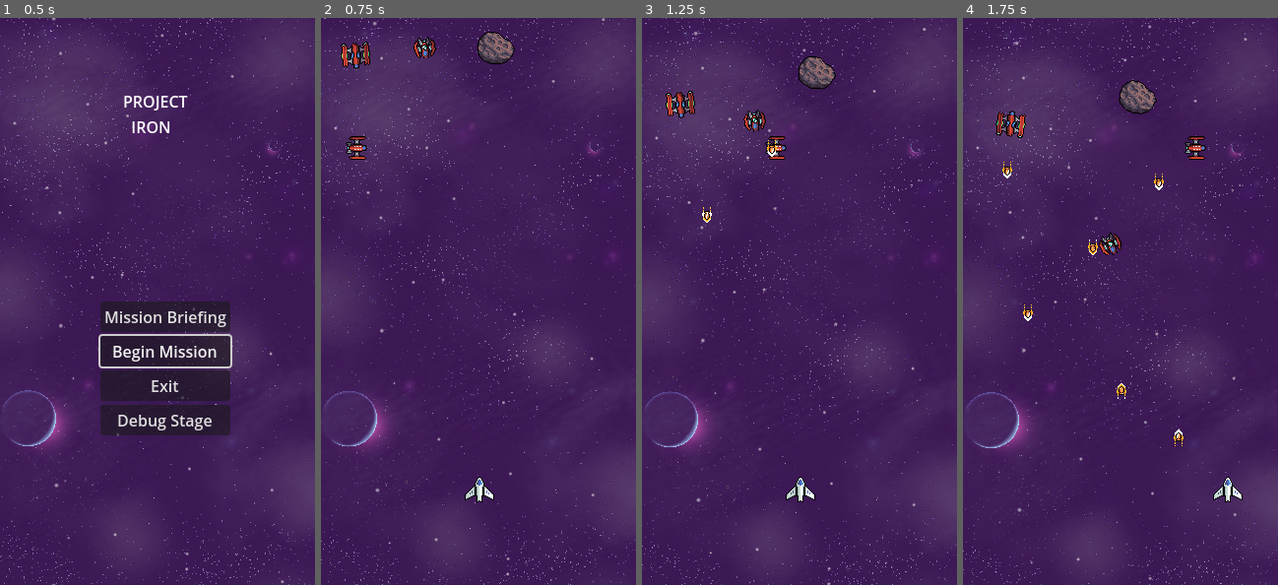
Above: before the commit, frames 1-4 (left to right).
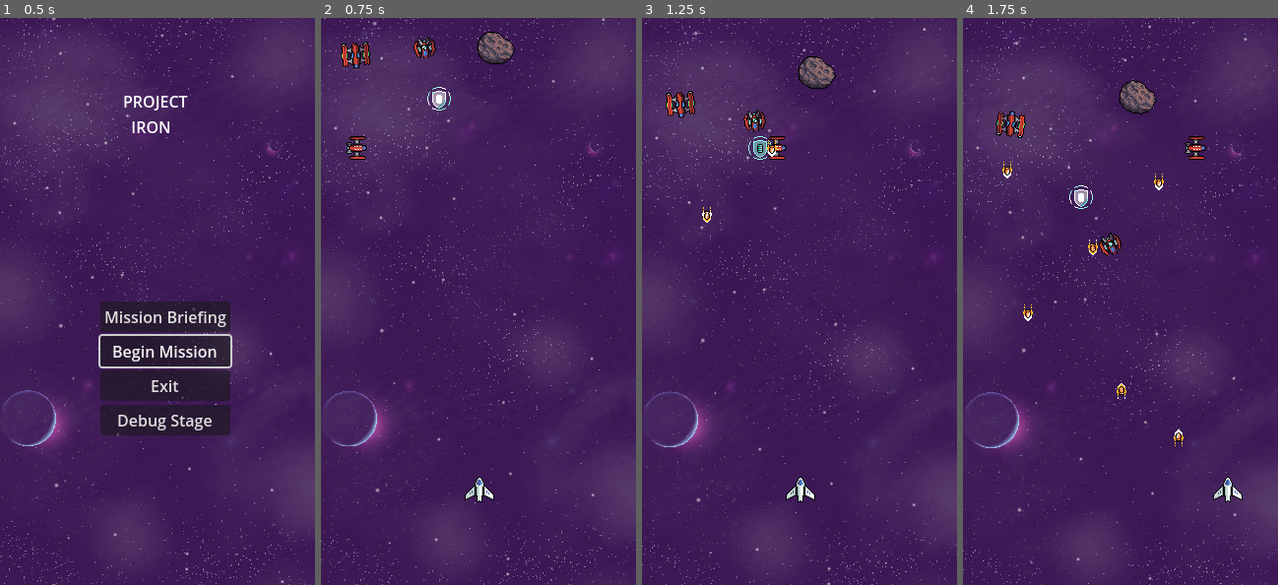
Above: after the commit, the same moments.

Repository: Sunny-Days-Ahead/Project-Iron
Game: Godot game, scene res://Scenes/Main.tscn
The game is run twice, just before and just after one commit, with the same random seed, the same clock (stepped at 60 frames per second) and the same inputs.
Inputs:
- Up to frame 1 (0.5 s): no input
- Up to frame 2 (0.75 s): click "Debug Stage" at 0.5 s
- Up to frame 3 (1.25 s): no input
- Up to frame 4 (1.75 s): tap Enter (ui_accept) at 1.25, 1.52 s; hold D (moveRight) from 1.28 s (still down); hold Space (shoot) from 1.28 s (still down)

Frame 1 is identical in both runs. In frame 2, 0.1% of the frame differs, in the area x 33-42%, y 12-17%; in frame 3, 0.1%; in frame 4, 0.1%.

Commit message:
Health Pickup

Diff:
--- a/Components/HurtBox.gd
+++ b/Components/HurtBox.gd
@@ -13,6 +13,6 @@
 	if area is HitBox:
 		# We can use negative "damage" to heal
 		if area.damage < 0:
-			health.heal(area.damage)
+			health.heal(-area.damage)
 		else:
 			health.damage(area.damage)
--- a/Scenes/Actors/Player/Player.tscn
+++ b/Scenes/Actors/Player/Player.tscn
@@ -73,7 +73,7 @@
 metadata/_custom_type_script = "uid://dr061mb2blql5"
 
 [node name="HurtBox" type="Area2D" parent="." node_paths=PackedStringArray("health")]
-collision_mask = 12
+collision_mask = 44
 script = ExtResource("4_26xe5")
 health = NodePath("../HealthComponent")
 metadata/_custom_type_script = "uid://bc1bysnspv2xu"
@@ -82,6 +82,7 @@
 polygon = PackedVector2Array(0, -12, -4, -6, -4, -3, -14, 6, -14, 10, -4, 5, -2, 12, 2, 12, 4, 5, 14, 10, 14, 5, 5, -3, 5, -6)
 
 [node name="HitBox" type="Area2D" parent="."]
+collision_mask = 4
 script = ExtResource("8_6tggy")
 damage = 3
 metadata/_custom_type_script = "uid://bu0bec0jffl5o"
--- a/Scenes/Levels/DebugStage.tscn
+++ b/Scenes/Levels/DebugStage.tscn
@@ -1,9 +1,10 @@
-[gd_scene load_steps=6 format=3 uid="uid://5jpemdthl14p"]
+[gd_scene load_steps=7 format=3 uid="uid://5jpemdthl14p"]
 
 [ext_resource type="PackedScene" uid="uid://m7vjp50ug7gk" path="res://Scenes/Actors/Pirates/pathFollow/pathFollowPirate.tscn" id="1_kx3ys"]
 [ext_resource type="PackedScene" uid="uid://cqjar1pvh3fqv" path="res://Scenes/Actors/Asteroid/asteroid.tscn" id="2_ef5u7"]
 [ext_resource type="PackedScene" uid="uid://bqfvmwpbprnx2" path="res://Scenes/Actors/Pirates/seeker/seeker_pirate.tscn" id="3_16wp0"]
 [ext_resource type="PackedScene" uid="uid://cle3sej472by8" path="res://Scenes/Actors/Pirates/seeker/fighter(horizontal/fighterPirate.tscn" id="4_k6pjq"]
+[ext_resource type="PackedScene" uid="uid://dtjoes5yy3mpw" path="res://Scenes/Projectiles/full_shield.tscn" id="5_y3x3n"]
 
 [sub_resource type="Curve2D" id="Curve2D_ef5u7"]
 _data = {
@@ -29,3 +30,6 @@
 
 [node name="seekerPirate2" parent="." instance=ExtResource("4_k6pjq")]
 position = Vector2(-1, 132)
+
+[node name="fullShield" parent="." instance=ExtResource("5_y3x3n")]
+position = Vector2(120, 64)
--- a/Scenes/Projectiles/Bullet.tscn
+++ b/Scenes/Projectiles/Bullet.tscn
@@ -69,7 +69,6 @@
 metadata/_custom_type_script = "uid://bu0bec0jffl5o"
 
 [node name="CollisionShape2D" type="CollisionShape2D" parent="HitBox"]
-top_level = true
 position = Vector2(1, 0)
 shape = SubResource("RectangleShape2D_3pu08")
 
--- /dev/null
+++ b/Scenes/Projectiles/full_shield.gd
@@ -0,0 +1,12 @@
+extends "res://Scenes/Projectiles/bullet.gd"
+
+
+# Called when the node enters the scene tree for the first time.
+func _ready() -> void:
+	hit_box = %HitBox
+	anim = %Animation
+	is_player_bullet = false
+	hit_box.damage = damage
+	global_rotation = 0.0
+	self.get_parent().remove_child(self)
+	Global.bullet_container.add_child(self)
--- /dev/null
+++ b/Scenes/Projectiles/full_shield.tscn
@@ -0,0 +1,144 @@
+[gd_scene load_steps=21 format=3 uid="uid://dtjoes5yy3mpw"]
+
+[ext_resource type="PackedScene" uid="uid://k6phmbhftrdq" path="res://Scenes/Projectiles/Bullet.tscn" id="1_66eqj"]
+[ext_resource type="Script" uid="uid://1k3pcpx32jkb" path="res://Scenes/Projectiles/full_shield.gd" id="2_66eqj"]
+[ext_resource type="Texture2D" uid="uid://5cfxl8ueu4ou" path="res://Assets/pickups/Pickup Icon - Shield Generator - All around shield.png" id="3_defda"]
+
+[sub_resource type="AtlasTexture" id="AtlasTexture_y4g44"]
+atlas = ExtResource("3_defda")
+region = Rect2(0, 0, 32, 32)
+
+[sub_resource type="AtlasTexture" id="AtlasTexture_7wq3n"]
+atlas = ExtResource("3_defda")
+region = Rect2(32, 0, 32, 32)
+
+[sub_resource type="AtlasTexture" id="AtlasTexture_ogc0h"]
+atlas = ExtResource("3_defda")
+region = Rect2(64, 0, 32, 32)
+
+[sub_resource type="AtlasTexture" id="AtlasTexture_tmm1l"]
+atlas = ExtResource("3_defda")
+region = Rect2(96, 0, 32, 32)
+
+[sub_resource type="AtlasTexture" id="AtlasTexture_xhkoh"]
+atlas = ExtResource("3_defda")
+region = Rect2(128, 0, 32, 32)
+
+[sub_resource type="AtlasTexture" id="AtlasTexture_qup03"]
+atlas = ExtResource("3_defda")
+region = Rect2(160, 0, 32, 32)
+
+[sub_resource type="AtlasTexture" id="AtlasTexture_gh0li"]
+atlas = ExtResource("3_defda")
+region = Rect2(192, 0, 32, 32)
+
+[sub_resource type="AtlasTexture" id="AtlasTexture_bwhiv"]
+atlas = ExtResource("3_defda")
+region = Rect2(224, 0, 32, 32)
+
+[sub_resource type="AtlasTexture" id="AtlasTexture_ta0s1"]
+atlas = ExtResource("3_defda")
+region = Rect2(256, 0, 32, 32)
+
+[sub_resource type="AtlasTexture" id="AtlasTexture_5vyql"]
+atlas = ExtResource("3_defda")
+region = Rect2(288, 0, 32, 32)
+
+[sub_resource type="AtlasTexture" id="AtlasTexture_jrd13"]
+atlas = ExtResource("3_defda")
+region = Rect2(320, 0, 32, 32)
+
+[sub_resource type="AtlasTexture" id="AtlasTexture_58yug"]
+atlas = ExtResource("3_defda")
+region = Rect2(352, 0, 32, 32)
+
+[sub_resource type="AtlasTexture" id="AtlasTexture_hmqpg"]
+atlas = ExtResource("3_defda")
+region = Rect2(384, 0, 32, 32)
+
+[sub_resource type="AtlasTexture" id="AtlasTexture_v7fmc"]
+atlas = ExtResource("3_defda")
+region = Rect2(416, 0, 32, 32)
+
+[sub_resource type="AtlasTexture" id="AtlasTexture_t48qn"]
+atlas = ExtResource("3_defda")
+region = Rect2(448, 0, 32, 32)
+
+[sub_resource type="SpriteFrames" id="SpriteFrames_eqpte"]
+animations = [{
+"frames": [{
+"duration": 1.0,
+"texture": SubResource("AtlasTexture_y4g44")
+}, {
+"duration": 1.0,
+"texture": SubResource("AtlasTexture_7wq3n")
+}, {
+"duration": 1.0,
+"texture": SubResource("AtlasTexture_ogc0h")
+}, {
+"duration": 1.0,
+"texture": SubResource("AtlasTexture_tmm1l")
+}, {
+"duration": 1.0,
+"texture": SubResource("AtlasTexture_xhkoh")
+}, {
+"duration": 1.0,
+"texture": SubResource("AtlasTexture_qup03")
+}, {
+"duration": 1.0,
+"texture": SubResource("AtlasTexture_gh0li")
+}, {
+"duration": 1.0,
+"texture": SubResource("AtlasTexture_bwhiv")
+}, {
+"duration": 1.0,
+"texture": SubResource("AtlasTexture_ta0s1")
+}, {
+"duration": 1.0,
+"texture": SubResource("AtlasTexture_5vyql")
+}, {
+"duration": 1.0,
+"texture": SubResource("AtlasTexture_jrd13")
+}, {
+"duration": 1.0,
+"texture": SubResource("AtlasTexture_58yug")
+}, {
+"duration": 1.0,
+"texture": SubResource("AtlasTexture_hmqpg")
+}, {
+"duration": 1.0,
+"texture": SubResource("AtlasTexture_v7fmc")
+}, {
+"duration": 1.0,
+"texture": SubResource("AtlasTexture_t48qn")
+}],
+"loop": true,
+"name": &"default",
+"speed": 15.0
+}]
+
+[sub_resource type="CircleShape2D" id="CircleShape2D_03oie"]
+radius = 12.0
+
+[node name="fullShield" instance=ExtResource("1_66eqj")]
+script = ExtResource("2_66eqj")
+is_player_bullet = false
+direction = Vector2(0, 1)
+speed = 100.0
+damage = -4
+
+[node name="Animation" parent="." index="0"]
+rotation = 0.0
+sprite_frames = SubResource("SpriteFrames_eqpte")
+animation = &"default"
+autoplay = "default"
+frame_progress = 0.36297318
+
+[node name="HitBox" parent="." index="1"]
+collision_layer = 32
+collision_mask = 1
+damage = -4
+
+[node name="CollisionShape2D" parent="HitBox" index="0"]
+position = Vector2(0, 0)
+shape = SubResource("CircleShape2D_03oie")
--- a/project.godot
+++ b/project.godot
@@ -94,6 +94,7 @@
 2d_physics/layer_3="Enemies"
 2d_physics/layer_4="Enemy Bullets"
 2d_physics/layer_5="Boundaries"
+2d_physics/layer_6="Pickups"
 
 [rendering]
 
Binary file added: Assets/pickups/Pickup Icon - Shield Generator - All around shield.png
Not shown, added: Assets/pickups/Pickup Icon - Shield Generator - All around shield.png.import
Binary file added: Assets/pickups/Pickup Icon - Shield Generator - Front Shield.png
Not shown, added: Assets/pickups/Pickup Icon - Shield Generator - Front Shield.png.import
Binary file added: Assets/pickups/Pickup Icon - Shield Generator - Front and Side Shield.png
Not shown, added: Assets/pickups/Pickup Icon - Shield Generator - Front and Side Shield.png.import
Binary file added: Assets/pickups/Pickup Icon - Shield Generator - Invincibility Shield.png
Not shown, added: Assets/pickups/Pickup Icon - Shield Generator - Invincibility Shield.png.import
Not shown, added: Scenes/Projectiles/full_shield.gd.uid
